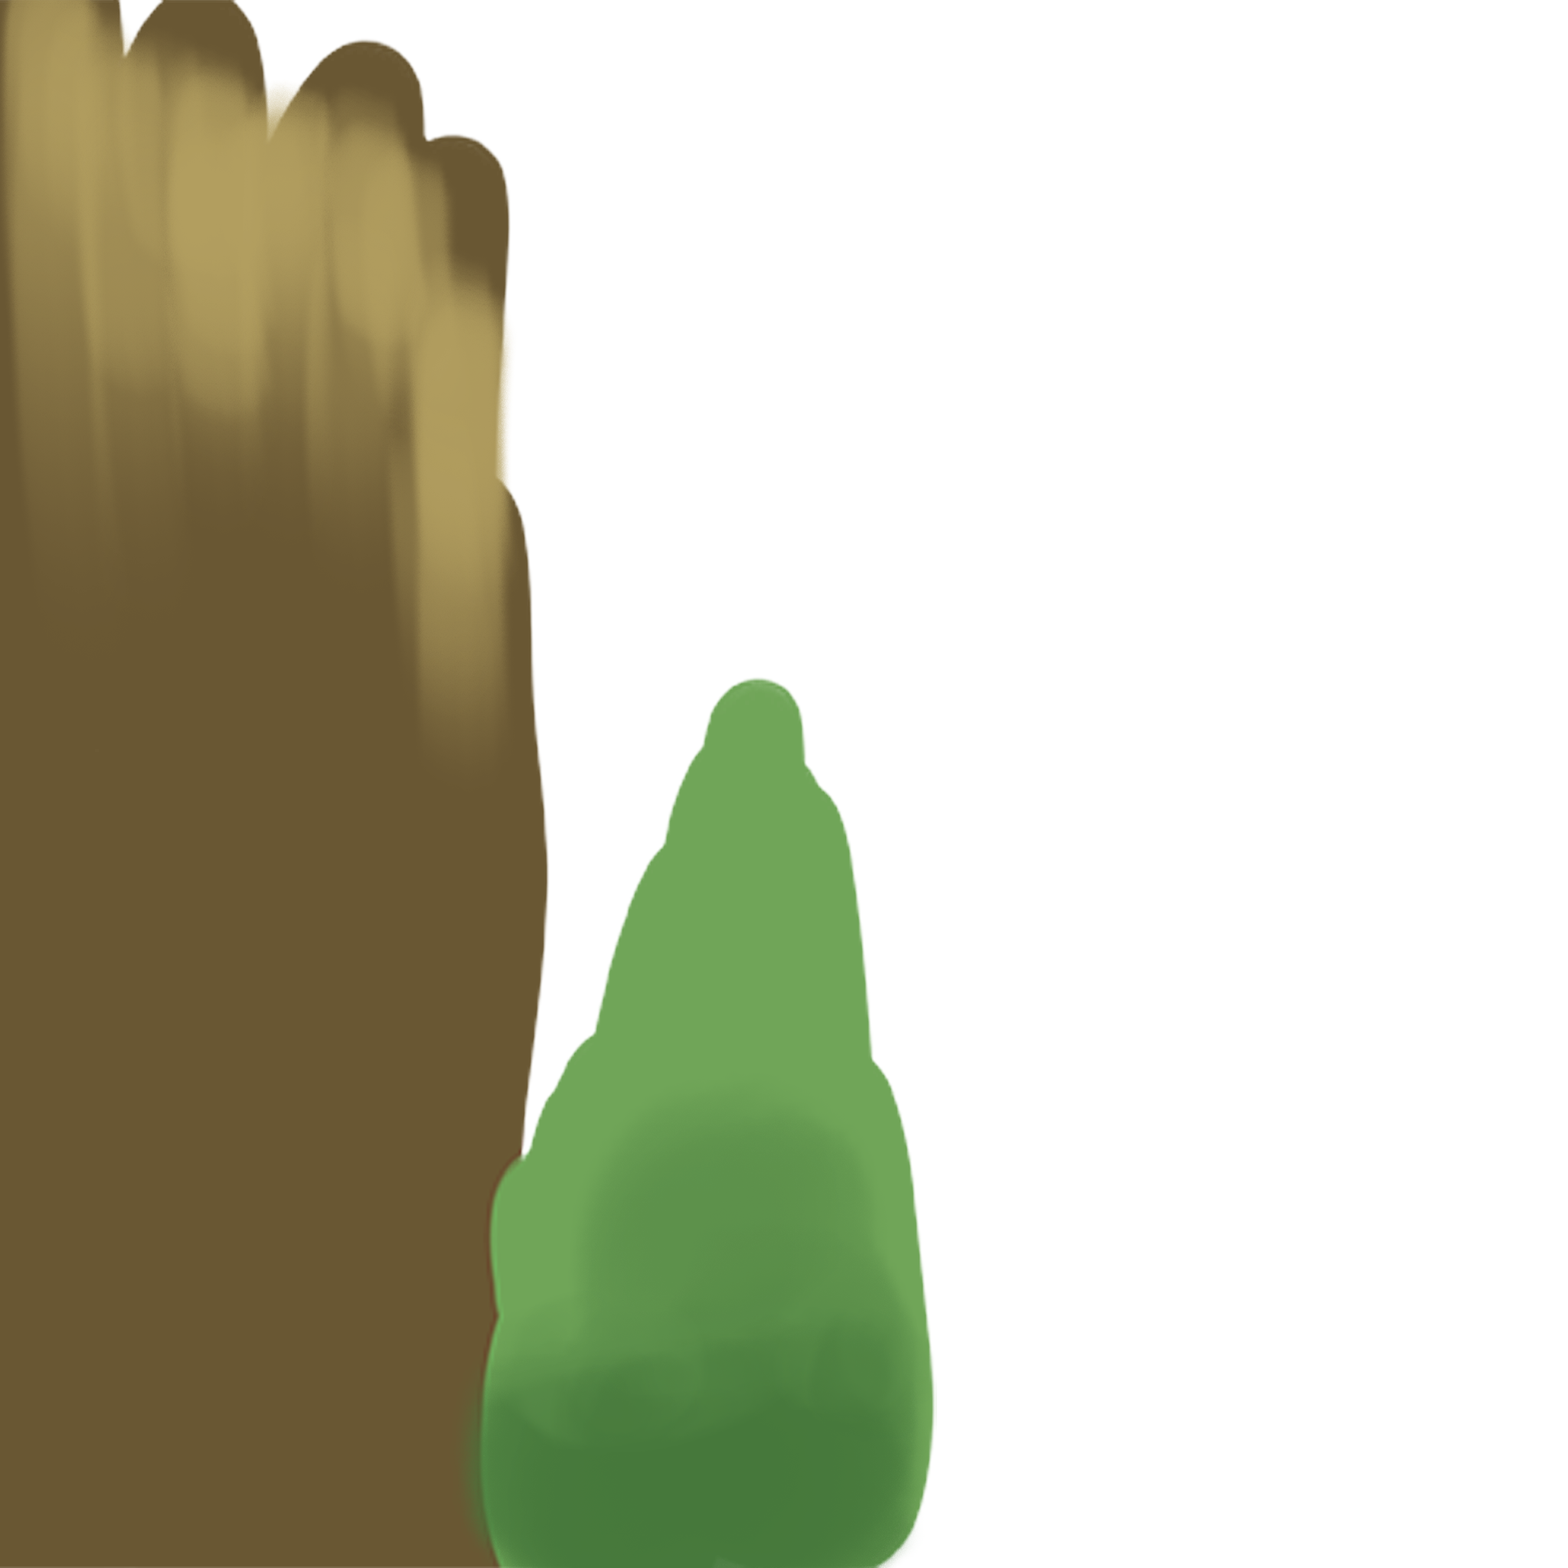
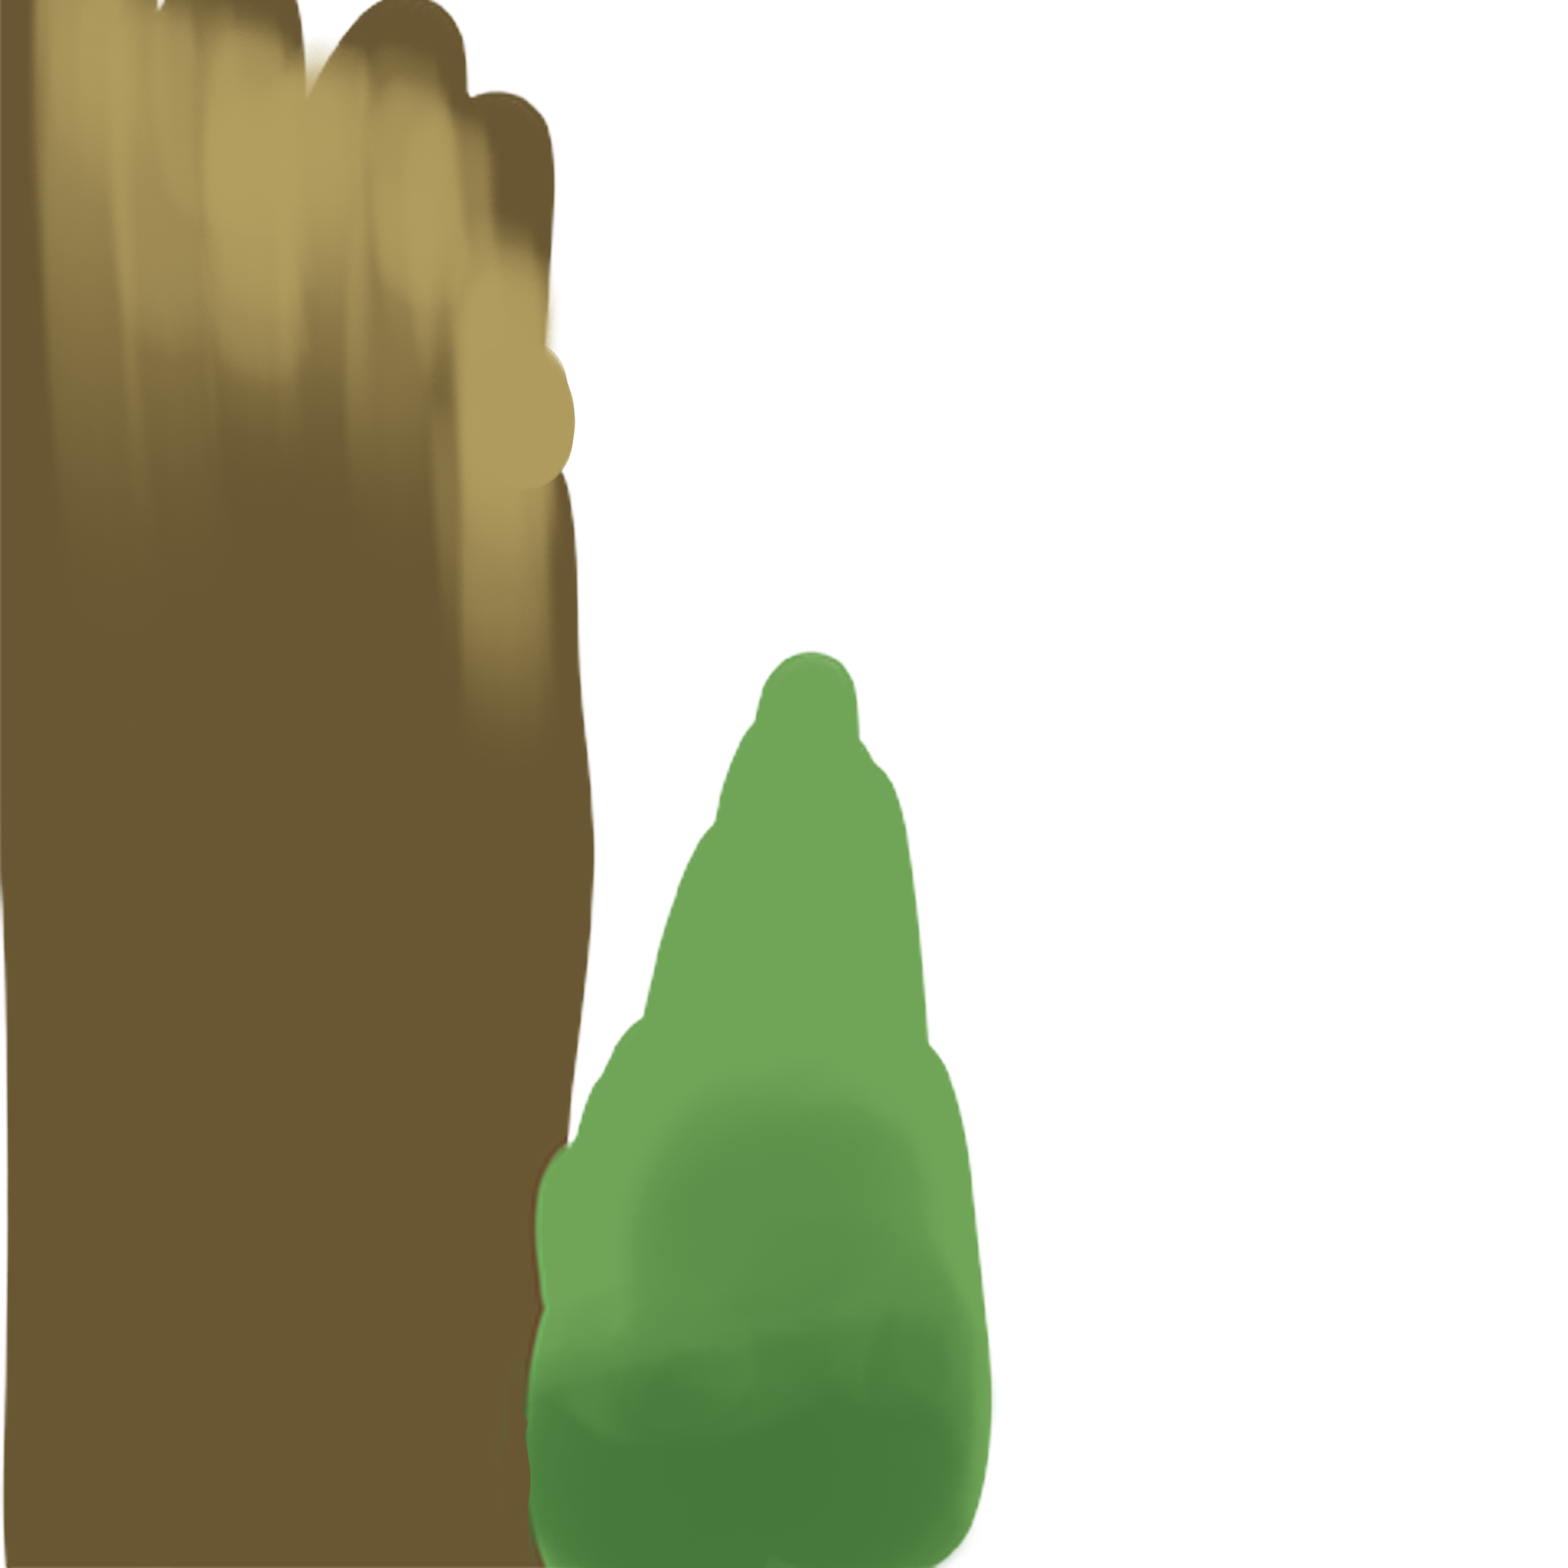
Layers edited between the first and the second (1568, 1568) image:
painted on "Layer 1" over (0, 0, 997, 1568)